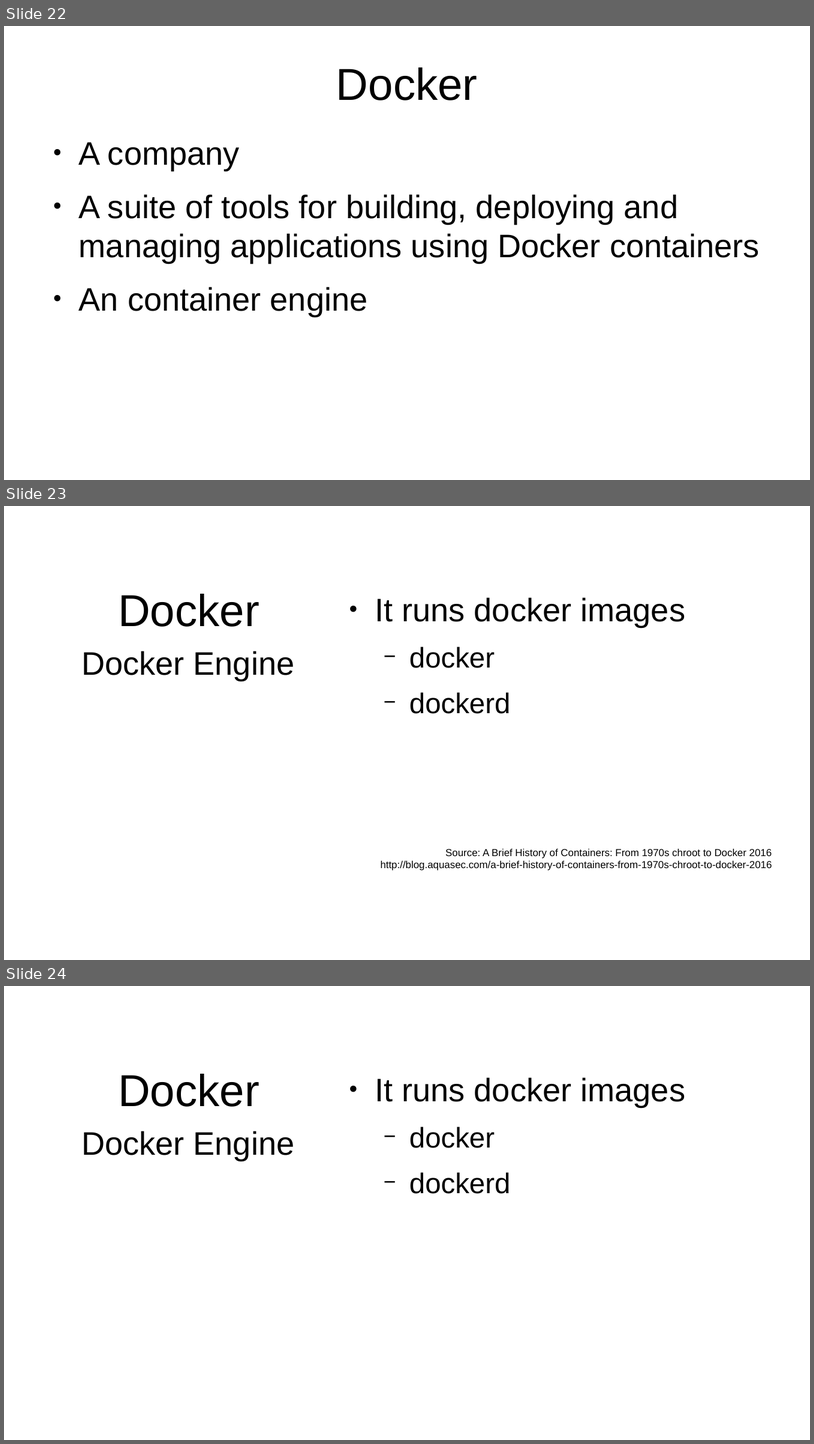
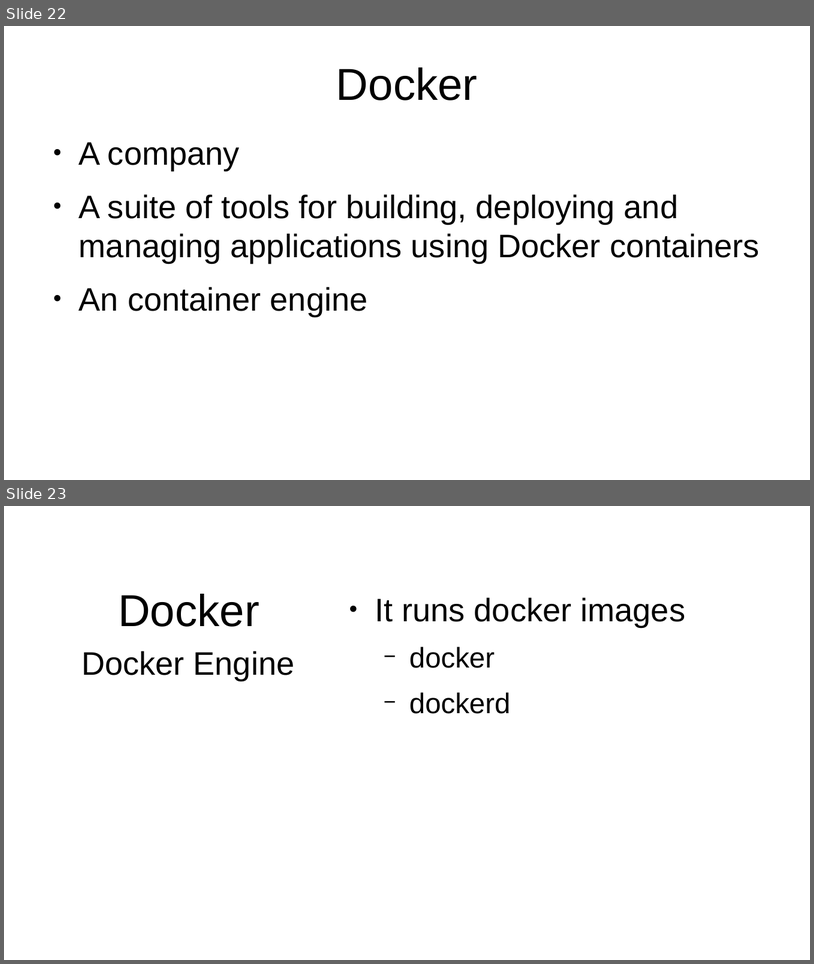
Before and after one commit to JasonvanBrackel/ContainYourEnthusiasm, a slide deck: Contain Your Enthusiasm 2018.2.odp. Shown one above the other, each under a label of ours: slides 22, 23 and 24 before the commit, slides 22 and 23 after it. The pictures are 814x1444 and 814x964 pixels, drawn with LibreOffice and Linux fonts; fonts in the diff are those of the drawing; background and template pictures are left out. Boxes give left, top, right and bottom in pixels: in the first picture for what was removed or moved away, otherwise in the second. Text is boxed around its words. In the diff, an @@ line names an element or a change of style, - is before the commit and + after.

Commit message:
(WIP) finished first pass Docker information

```diff
--- a/Contain Your Enthusiasm 2018.2.odp
+++ b/Contain Your Enthusiasm 2018.2.odp
@@ slide 23 removed at (4, 506, 810, 960), background #FFFFFF @@
@@ title removed at (118, 594, 260, 627) @@
-Docker
@@ text removed at (375, 597, 686, 714) @@
-● It runs docker images
-  − docker
-  − dockerd
@@ text removed at (81, 651, 295, 681) @@
-Docker Engine
@@ text removed at (381, 848, 773, 870) @@
-Source: A Brief History of Containers: From 1970s chroot to Docker 2016
-http://blog.aquasec.com/a-brief-history-of-containers-from-1970s-chroot-to-docker-2016
@@ what was slide 24 is now slide 23 @@
```
Also in this commit, not shown: 2 slides changed, 56 slides added.
